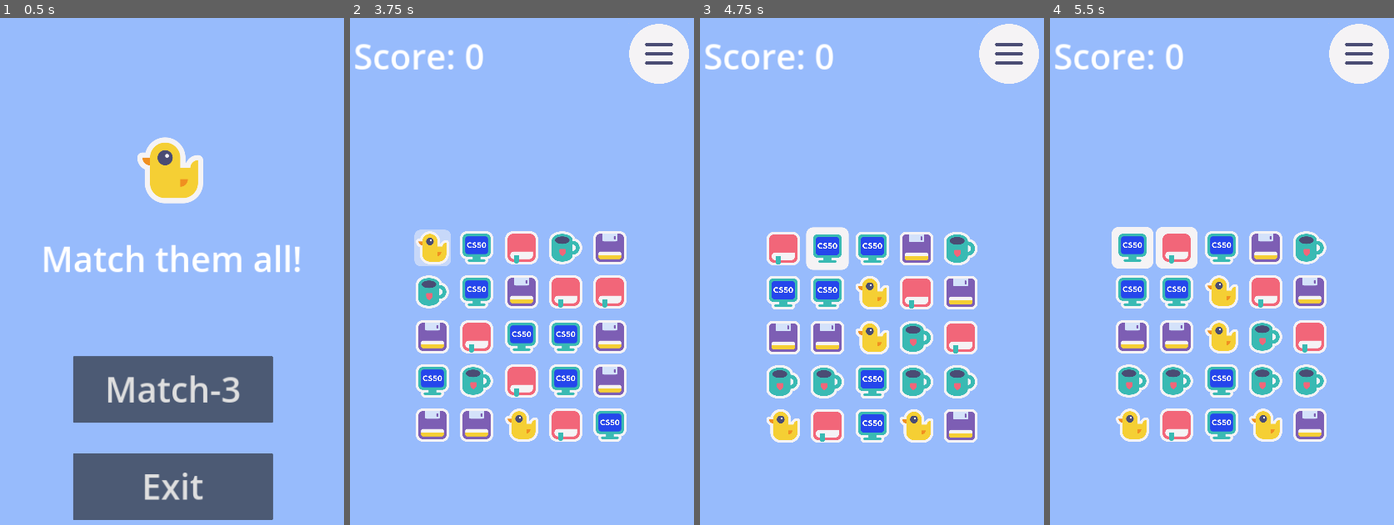
Above: before the commit, frames 1-4 (left to right).
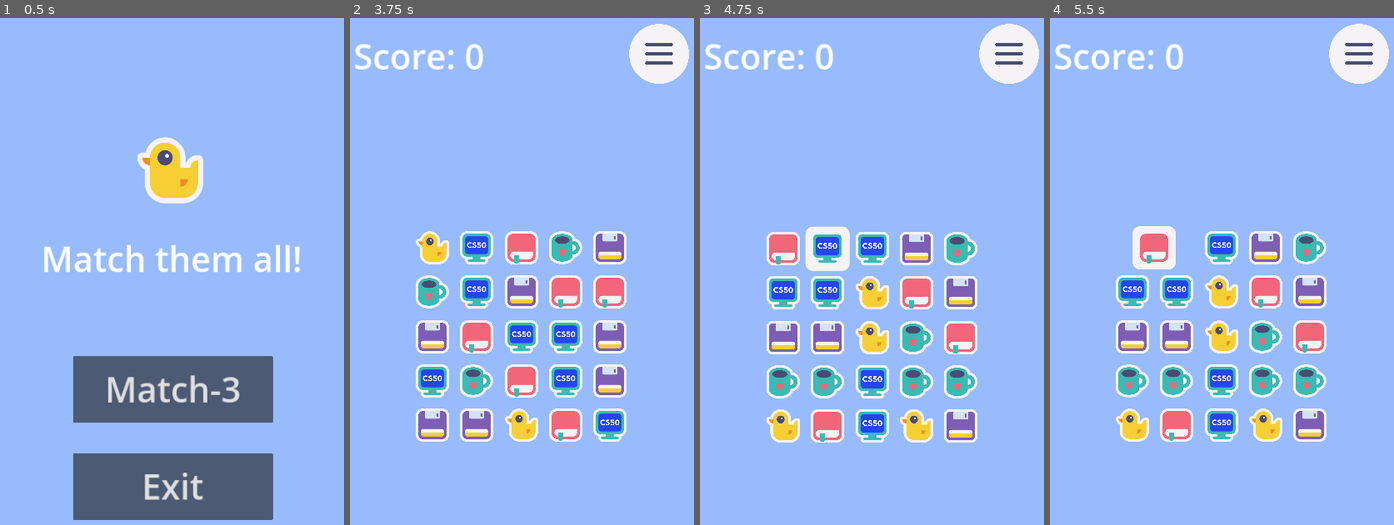
Above: after the commit, the same moments.

Repository: raydtutto/cs50x-2024-final-project
Game: Godot game, scene res://scenes/game.tscn
Same seed, same stepped clock (60 frames per second), same inputs: the game is played once before the commit and once after it.
Inputs (mouse positions are in pixels of both pictures, inside the frame that each line leads up to):
- Up to frame 1 (0.5 s): no input
- Up to frame 2 (3.75 s): click "Match-3" at 0.5 s; click (659, 53) at 1.25 s; click (659, 53) at 2 s; click (659, 53) at 2.75 s; move the mouse to (432, 246) at 3.52 s; click (432, 246) at 3.67 s
- Up to frame 3 (4.75 s): tap Enter at 4.25 s; move the mouse to (827, 246) at 4.27 s; click (827, 246) at 4.42 s
- Up to frame 4 (5.5 s): move the mouse to (1132, 246) at 5.02 s; click (1132, 246) at 5.17 s

Frame 1 is identical in both runs. In frame 2, 0.3% of the frame differs, in the area x 18-30%, y 41-49%; in frame 3, 0.1%; in frame 4, 1.7%, in the area x 17-43%, y 41-50%.

Commit message:
master | board | animation & sounds WIP

Diff:
--- a/scenes/game.tscn
+++ b/scenes/game.tscn
@@ -1,7 +1,6 @@
-[gd_scene load_steps=4 format=3 uid="uid://dmci2ijs1mcnc"]
+[gd_scene load_steps=3 format=3 uid="uid://dmci2ijs1mcnc"]
 
 [ext_resource type="Script" path="res://scripts/game.gd" id="1_aob5r"]
-[ext_resource type="AudioStream" uid="uid://bihii1363qhsi" path="res://assets/music/1min-2021-12-06_-_Dancing_Silly_-_www.FesliyanStudios.com.mp3" id="3_e5jdk"]
 [ext_resource type="PackedScene" uid="uid://dfrt3yccxdk24" path="res://scenes/HUD.tscn" id="4_8lubn"]
 
 [node name="game" type="Control"]
@@ -24,6 +23,3 @@
 [node name="HUD" parent="." instance=ExtResource("4_8lubn")]
 
 [node name="Music" type="AudioStreamPlayer" parent="."]
-stream = ExtResource("3_e5jdk")
-volume_db = -15.0
-parameters/looping = true
--- a/scenes/levels/level_1.tscn
+++ b/scenes/levels/level_1.tscn
@@ -7,6 +7,7 @@
 [ext_resource type="PackedScene" uid="uid://bby3ifx7scp4b" path="res://scenes/tile_bg.tscn" id="2_iban4"]
 [ext_resource type="PackedScene" uid="uid://b1xnw25kabgqy" path="res://scenes/items/GreenItem.tscn" id="3_cb4x0"]
 [ext_resource type="AudioStream" uid="uid://d3d41672mbp3y" path="res://assets/sounds/3_toy-trumpet.mp3" id="3_qbiqk"]
+[ext_resource type="AudioStream" uid="uid://beponip3n3rsp" path="res://assets/sounds/4_error.mp3" id="4_n7sp8"]
 [ext_resource type="PackedScene" uid="uid://hcqnlg3ros7s" path="res://scenes/items/RedItem.tscn" id="4_uniwt"]
 [ext_resource type="PackedScene" uid="uid://dk0y3lc0xwbk3" path="res://scenes/items/VioletItem.tscn" id="5_4ebei"]
 [ext_resource type="PackedScene" uid="uid://ccq48tf7ittxg" path="res://scenes/items/YellowItem.tscn" id="6_gvn5p"]
@@ -29,6 +30,10 @@
 
 [node name="Sound_trumpet" type="AudioStreamPlayer" parent="."]
 stream = ExtResource("3_qbiqk")
+
+[node name="Sound_error" type="AudioStreamPlayer" parent="."]
+stream = ExtResource("4_n7sp8")
+volume_db = -15.0
 
 [node name="Score" type="Label" parent="."]
 layout_mode = 1
@@ -59,6 +64,7 @@
 size_flags_horizontal = 4
 
 [node name="TextureRect" type="Sprite2D" parent="VBoxContainer/HBoxContainer/Board"]
+visible = false
 scale = Vector2(0.5, 0.5)
 texture = ExtResource("12_k8rq5")
 
--- a/scenes/tile_bg.tscn
+++ b/scenes/tile_bg.tscn
@@ -1,14 +1,39 @@
-[gd_scene load_steps=3 format=3 uid="uid://bby3ifx7scp4b"]
+[gd_scene load_steps=6 format=3 uid="uid://bby3ifx7scp4b"]
 
 [ext_resource type="Script" path="res://scripts/item.gd" id="1_62rub"]
 [ext_resource type="PackedScene" uid="uid://dvk426yoau18e" path="res://scenes/tiles/tile.tscn" id="2_owdhm"]
+
+[sub_resource type="Animation" id="Animation_8f4qt"]
+length = 0.001
+
+[sub_resource type="Animation" id="Animation_xbm6l"]
+resource_name = "error"
+length = 0.3
+tracks/0/type = "value"
+tracks/0/imported = false
+tracks/0/enabled = true
+tracks/0/path = NodePath("holder:position")
+tracks/0/interp = 1
+tracks/0/loop_wrap = true
+tracks/0/keys = {
+"times": PackedFloat32Array(0, 0.1, 0.2, 0.3),
+"transitions": PackedFloat32Array(2, 1, 0.5, 1),
+"update": 0,
+"values": [Vector2(60, 60), Vector2(55, 60), Vector2(65, 60), Vector2(60, 60)]
+}
+
+[sub_resource type="AnimationLibrary" id="AnimationLibrary_uqe4h"]
+_data = {
+"RESET": SubResource("Animation_8f4qt"),
+"error": SubResource("Animation_xbm6l")
+}
 
 [node name="TileBg" type="Control"]
 custom_minimum_size = Vector2(120, 120)
 layout_mode = 3
 anchors_preset = 0
-offset_right = 0.119987
-offset_bottom = 0.959991
+offset_right = 120.0
+offset_bottom = 120.0
 size_flags_horizontal = 4
 size_flags_vertical = 4
 script = ExtResource("1_62rub")
@@ -40,3 +65,8 @@
 grow_vertical = 0
 mouse_filter = 1
 text = "test"
+
+[node name="anim_player_item" type="AnimationPlayer" parent="."]
+libraries = {
+"": SubResource("AnimationLibrary_uqe4h")
+}
--- /dev/null
+++ b/scenes/tiles/dot_bg.tscn
@@ -0,0 +1,23 @@
+[gd_scene load_steps=2 format=3 uid="uid://cdrrs7tcx8vb2"]
+
+[sub_resource type="CompressedTexture2D" id="CompressedTexture2D_qy3fj"]
+
+[node name="DotBg" type="Control"]
+layout_mode = 3
+anchors_preset = 8
+anchor_left = 0.5
+anchor_top = 0.5
+anchor_right = 0.5
+anchor_bottom = 0.5
+offset_left = -60.0
+offset_top = -60.0
+offset_right = 60.0
+offset_bottom = 60.0
+grow_horizontal = 2
+grow_vertical = 2
+pivot_offset = Vector2(60, 60)
+
+[node name="Sprite2D" type="Sprite2D" parent="."]
+position = Vector2(60, 60)
+scale = Vector2(0.5, 0.5)
+texture = SubResource("CompressedTexture2D_qy3fj")
--- a/scenes/tiles/tile.tscn
+++ b/scenes/tiles/tile.tscn
@@ -45,6 +45,18 @@
 "update": 1,
 "values": [false]
 }
+tracks/3/type = "value"
+tracks/3/imported = false
+tracks/3/enabled = true
+tracks/3/path = NodePath("select:position")
+tracks/3/interp = 1
+tracks/3/loop_wrap = true
+tracks/3/keys = {
+"times": PackedFloat32Array(0),
+"transitions": PackedFloat32Array(1),
+"update": 0,
+"values": [Vector2(-60, -60)]
+}
 
 [sub_resource type="Animation" id="Animation_4wgbf"]
 resource_name = "matched"
@@ -126,9 +138,38 @@
 "values": [false, true]
 }
 
+[sub_resource type="Animation" id="Animation_ku1nv"]
+resource_name = "error"
+length = 0.3
+tracks/0/type = "value"
+tracks/0/imported = false
+tracks/0/enabled = true
+tracks/0/path = NodePath("select:position")
+tracks/0/interp = 1
+tracks/0/loop_wrap = true
+tracks/0/keys = {
+"times": PackedFloat32Array(0, 0.1, 0.2, 0.3),
+"transitions": PackedFloat32Array(2, 1, 0.5, 1),
+"update": 0,
+"values": [Vector2(-60, -60), Vector2(-65, -60), Vector2(-55, -60), Vector2(-60, -60)]
+}
+tracks/1/type = "value"
+tracks/1/imported = false
+tracks/1/enabled = true
+tracks/1/path = NodePath("select:visible")
+tracks/1/interp = 1
+tracks/1/loop_wrap = true
+tracks/1/keys = {
+"times": PackedFloat32Array(0, 0.0333333, 0.266667, 0.3),
+"transitions": PackedFloat32Array(1, 1, 1, 1),
+"update": 1,
+"values": [false, true, true, false]
+}
+
 [sub_resource type="AnimationLibrary" id="AnimationLibrary_5cxaw"]
 _data = {
 "RESET": SubResource("Animation_nnxsn"),
+"error": SubResource("Animation_ku1nv"),
 "matched": SubResource("Animation_4wgbf"),
 "selected": SubResource("Animation_lul4c")
 }
--- a/scenes/tiles/tile_default.tscn
+++ /dev/null
@@ -1,16 +0,0 @@
-[gd_scene load_steps=2 format=3 uid="uid://8nudq6m78nlb"]
-
-[ext_resource type="PackedScene" uid="uid://dvk426yoau18e" path="res://scenes/tiles/tile.tscn" id="1_8gxss"]
-
-[node name="tile_selected" instance=ExtResource("1_8gxss")]
-
-[node name="select" parent="." index="0"]
-visible = true
-layout_mode = 1
-anchors_preset = 8
-anchor_left = 0.5
-anchor_top = 0.5
-anchor_right = 0.5
-anchor_bottom = 0.5
-grow_horizontal = 2
-grow_vertical = 2
--- a/scripts/grid_container.gd
+++ b/scripts/grid_container.gd
@@ -9,7 +9,6 @@
 # Patterns for board check: [[(0, -1), (0, -2)], [(-1, 0), (1, 0)], [(0, -1), (0, 1)], [(1, 0), (2, 0)], [(0, 1), (0, 2)], [(-1, 0), (-2, 0)]]
 @export var patterns: Array[PackedVector2Array]
 
-
 # Buttons
 @export var restart_btn: Button
 
@@ -27,11 +26,13 @@
 var board = Dictionary()
 
 # For selected tile
+var selected: bool = false
+var selected_tile: Control = null
 var last_tile: Control = null
 var touch_count: int = 0
 
 # DEBUG mode and board
-var debug_mode:bool = false
+var debug_mode: bool = false
 var board_debug: Dictionary = {
 	0: {
 		0: ItemProp.ItemTypes.BLUE,
@@ -112,27 +113,25 @@
 	last_tile = null
 
 	# Create board
-	for x:int in range(self.columns):
+	for x: int in range(self.columns):
 		board[x] = Dictionary()
-		for y:int in range(height):
+		for y: int in range(height):
 			board[x][y] = null
 
 	# Populate board
-	for x:int in range(self.columns):
-		for y:int in range(height):
+	for x: int in range(self.columns):
+		for y: int in range(height):
 			var temp_item: Control = tileBG.instantiate()
 			add_child(temp_item)
 
-			# Connects touch_process to temp_item.on_touch
+			# Connect touch and swipe to the item
 			temp_item.connect("on_touch", touch_process)
-			# TODO: Unselect already selected item
-			if touch_count > 0:
-				print("New selected ", touch_count)
+			temp_item.connect("on_swipe", swipe_process)
 
 			# Add item
 			board[x][y] = temp_item
 			temp_item.name = "x{0}_y{1}".format([x, y])
-			var m3item:PackedScene
+			var m3item: PackedScene
 
 			# If "DEBUG MODE" get colors from debug board
 			if debug_mode:
@@ -150,7 +149,7 @@
 			while match_at(x, y, temp_item.get_color()) and loops < 100:
 				m3item = item_scene.pick_random()
 				temp_item.create_item(m3item, x, y, true)
-				$"../../../../Sound_hoot_small".play()
+				#$"../../../../Sound_hoot_small".play()
 				loops += 1
 
 
@@ -217,9 +216,17 @@
 		return
 
 	# Return if last tile already exist and last tile isn't tile
-	if last_tile and last_tile != tile  and ((last_tile.x_pos + 1 == tile.x_pos && last_tile.y_pos == tile.y_pos) or (last_tile.x_pos - 1 == tile.x_pos && last_tile.y_pos == tile.y_pos) or (last_tile.y_pos + 1 == tile.y_pos && last_tile.x_pos == tile.x_pos) or (last_tile.y_pos - 1 == tile.y_pos && last_tile.x_pos == tile.x_pos)):
+	if (last_tile
+		and last_tile != tile
+		and ((last_tile.x_pos + 1 == tile.x_pos && last_tile.y_pos == tile.y_pos)
+		or (last_tile.x_pos - 1 == tile.x_pos && last_tile.y_pos == tile.y_pos)
+		or (last_tile.y_pos + 1 == tile.y_pos && last_tile.x_pos == tile.x_pos)
+		or (last_tile.y_pos - 1 == tile.y_pos && last_tile.x_pos == tile.x_pos))
+		):
 		var item = last_tile
 		last_tile = null
+		selected = false
+		selected_tile = null
 		swap_check(item, tile)
 	# Unselect if already selected
 	else:
@@ -228,36 +235,61 @@
 
 		# Select tile
 		tile.set_select(true)
+		selected = true
+		selected_tile = tile
 		$"../../../../Sound_hoot_small".play()
-
-		#touch_count += 1
-		#print("touch_count is ", touch_count)
-		#if touch_count > 1 and last_tile == tile:
-			#tile.set_select(false)
-			#touch_count = 0
-			#return
-
 		last_tile = tile
-		print("Clicked on", tile.global_position)
+
+
+# Swipe process: 0: TAP, 1: UP, 2: DOWN, 3: LEFT, 4: RIGHT
+func swipe_process(tile: TileBg, direction : ItemProp.Touch):
+	# Block board when animation is on
+	if board_block:
+		return
+
+	last_tile = null
+
+	if selected:
+		selected_tile.set_select(false)
+		pass
+
+	var item = null
+	if tile and direction:
+		var x: int = tile.x_pos
+		var y: int = tile.y_pos
+		if (x - 1 >= 0 and x - 1 < height and y == tile.y_pos) and direction == 1:
+			item = board[tile.x_pos - 1][tile.y_pos]
+			swap_check(item, tile)
+		elif (y + 1 >= 0 and y + 1 < height and x == tile.x_pos) and direction == 4:
+			item = board[tile.x_pos][tile.y_pos + 1]
+			swap_check(item, tile)
+		elif (x + 1 >= 0 and x + 1 < height and y == tile.y_pos) and direction == 2:
+			item = board[tile.x_pos + 1][tile.y_pos]
+			swap_check(item, tile)
+		elif (y - 1 >= 0 and y - 1 < height and x == tile.x_pos) and direction == 3:
+			item = board[tile.x_pos][tile.y_pos - 1]
+			swap_check(item, tile)
+		else:
+			$"../../../../Sound_error".play()
+			tile.anim_error()
 
 
 # Check for matches in rows and columns
 func match_at(x : int, y : int, color : ItemProp.ItemTypes):
 	#print("Patterns: ", patterns)
-	var sound_trumpet_played = false
+	var sound_trumpet_played: bool = false
 
 	for pattern in patterns:
 		assert(pattern.size() > 0, "No patterns")
-		var size : int = pattern.size()
+		var size: int = pattern.size()
 		for search in pattern:
-			var next_x : int = x + search.x
-			var next_y : int = y + search.y
+			var next_x: int = x + search.x
+			var next_y: int = y + search.y
 			if board.has(next_x):
 				if board[next_x].has(next_y):
 					var test: TileBg = board[next_x][next_y]
 					if board[next_x][next_y] != null && board[next_x][next_y].get_color() == color:
 						size -= 1
-						print(size)
 		if size == 0:
 			return true
 	return false
@@ -266,22 +298,21 @@
 func update_matches() -> bool:
 	# Free board
 	var matched_tiles: Array = []
-	for x:int in range(self.columns):
-		for y:int in range(height):
+	for x: int in range(self.columns):
+		for y: int in range(height):
 			var tile: TileBg = board[x][y]
 			if match_at(tile.x_pos, tile.y_pos, tile.get_color()):
 				matched_tiles.append(tile)
 
 	# Play matched sound
 	if matched_tiles.size() > 0:
-		#print(matched_tiles)
 		$"../../../../Sound_trumpet".play()
 		for tile in matched_tiles:
 			tile.anim_item_matched()
 			tile.anim_item_bg_matched()
 		await get_tree().create_timer(.3).timeout
 
-	var freed : bool = false
+	var freed: bool = false
 	for tile in matched_tiles:
 		# Update score
 		increase_score()
@@ -293,7 +324,7 @@
 		await get_tree().create_timer(.3).timeout
 
 	# Check board from bottom to top
-	var is_any_update = false
+	var is_any_update: bool = false
 	for y in board[board.size()-1]:
 		var tile: TileBg = board[board.size()-1][y]
 		if move_top_tiles(tile):
@@ -313,7 +344,7 @@
 func move_top_tiles(tile:TileBg) -> bool:
 	#print("Check top: tile is ", tile)
 	var offset: int = 1
-	var updated:bool = false
+	var updated: bool = false
 
 	while tile.x_pos - offset >= 0:
 		if tile.get_item() != null:
@@ -350,8 +381,8 @@
 
 # Search null tiles in column
 func search_null_tiles_column() -> bool:
-	for x:int in range(self.columns):
-		for y:int in range(height):
+	for x: int in range(self.columns):
+		for y: int in range(height):
 			if board[x][y].get_item() == null:
 				return true
 	return false
--- a/scripts/item.gd
+++ b/scripts/item.gd
@@ -7,12 +7,16 @@
 #@onready var m3item_bg = get_node("res://scenes/tiles/tile.tscn")
 
 signal on_touch
+signal on_swipe
 
 var x_pos: int
 var y_pos: int
 
 var selected_on: bool = false
 
+var start_mouse_position : Vector2 = Vector2(0,0)
+var end_mouse_position : Vector2 = Vector2(0,0)
+var pressed : bool = false
 
 # Called when the node enters the scene tree for the first time.
 func _ready() -> void:
@@ -26,9 +30,39 @@
 
 # Check mouse event
 func _gui_input(event: InputEvent) -> void:
+
+	# Tap or click
 	if event is InputEventMouseButton:
-		if event.button_index == MOUSE_BUTTON_LEFT and event.pressed:
-			on_touch.emit(self)
+		if event.is_pressed():
+			pressed = true
+			start_mouse_position = event.position
+		else: # release or cancel
+			end_mouse_position = event.position
+			if pressed:
+				on_touch.emit(self)
+			pressed = false
+
+	# Swipe
+	elif event is InputEventMouseMotion and pressed:
+		# Swipe to right
+		if event.position.x > start_mouse_position.x + 25:
+			pressed = false
+			on_swipe.emit(self, ItemProp.Touch.RIGHT)
+		# Swipe to left
+		elif event.position.x < start_mouse_position.x - 25:
+			pressed = false
+			on_swipe.emit(self, ItemProp.Touch.LEFT)
+		# Swipe to down
+		elif event.position.y > start_mouse_position.y + 25:
+			pressed = false
+			on_swipe.emit(self, ItemProp.Touch.DOWN)
+		# Swipe to up
+		elif event.position.y < start_mouse_position.y - 25:
+			pressed = false
+			on_swipe.emit(self, ItemProp.Touch.UP)
+
+		return
+
 
 
 # Add item to board
@@ -67,6 +101,7 @@
 
 # Set selected status
 func set_select(value: bool) -> void:
+	print("Set selected item")
 	if m3item:
 		var player: AnimationPlayer = m3item.find_child("anim_player",true,false) as AnimationPlayer
 		if not player:
@@ -79,6 +114,7 @@
 				selected_on = true
 				player.play("selected")
 		else:
+			print("Unselect item")
 			selected_on = false
 			player.play("RESET")
 	else:
@@ -100,7 +136,9 @@
 
 func anim_start_move(prev_pos:Vector2, next_pos:Vector2) -> void:
 	if not m3item:
-		return
+		print("No item found")
+		return
+
 	m3item.position = prev_pos
 	var tween: Tween = get_tree().create_tween()
 
@@ -122,6 +160,9 @@
 
 
 func anim_new_item_appearance() -> void:
+	if not m3item:
+		print("No item found")
+		return
 
 	# Set scale with bounce
 	var tween: Tween = get_tree().create_tween()
@@ -138,22 +179,42 @@
 
 # Set selected status
 func anim_item_matched() -> void:
-	if m3item:
-		# Set opacity
-		await get_tree().create_timer(.20).timeout
-		var fade_out: Tween = get_tree().create_tween()
-		m3item.modulate = Color(1, 1, 1, 1)
-		fade_out.tween_property(m3item, "modulate", Color(1,1,1,0), .10).set_ease(Tween.EASE_OUT)
-		fade_out.play()
+	if not m3item:
+		print("No item found")
+		return
+
+	# Set opacity
+	await get_tree().create_timer(.20).timeout
+	var fade_out: Tween = get_tree().create_tween()
+	m3item.modulate = Color(1, 1, 1, 1)
+	fade_out.tween_property(m3item, "modulate", Color(1,1,1,0), .10).set_ease(Tween.EASE_OUT)
+	fade_out.play()
 
 
 # Set selected status
 func anim_item_bg_matched() -> void:
-	if m3item:
-		var player: AnimationPlayer = m3item.find_child("anim_player",true,false) as AnimationPlayer
-		if not player:
-			print("No matched animation")
-			return
-		player.play("matched")
-	else:
-		print("No item found")
+	if not m3item:
+		print("No item found")
+		return
+
+	var player: AnimationPlayer = m3item.find_child("anim_player",true,false) as AnimationPlayer
+	if not player:
+		print("No matched animation")
+		return
+	player.play("matched")
+
+
+func anim_error() -> void:
+	if not m3item:
+		print("No item found")
+		return
+
+	var player: AnimationPlayer = find_child("anim_player_item",true) as AnimationPlayer
+	var player_bg: AnimationPlayer = m3item.find_child("anim_player",true,false) as AnimationPlayer
+
+	if not player or not player_bg:
+		return
+
+	player.play("error")
+	player_bg.stop(false)
+	player_bg.play("error")
Not shown, added: assets/sounds/4_error.mp3.import
Not shown, added: export_presets.cfg
Not shown: 1 places in scenes/levels/level_1.tscn that only renumber resources
Not shown: 1 places in scenes/tiles/tile.tscn that only renumber resources
Not shown, added: assets/sounds/4_error.mp3
